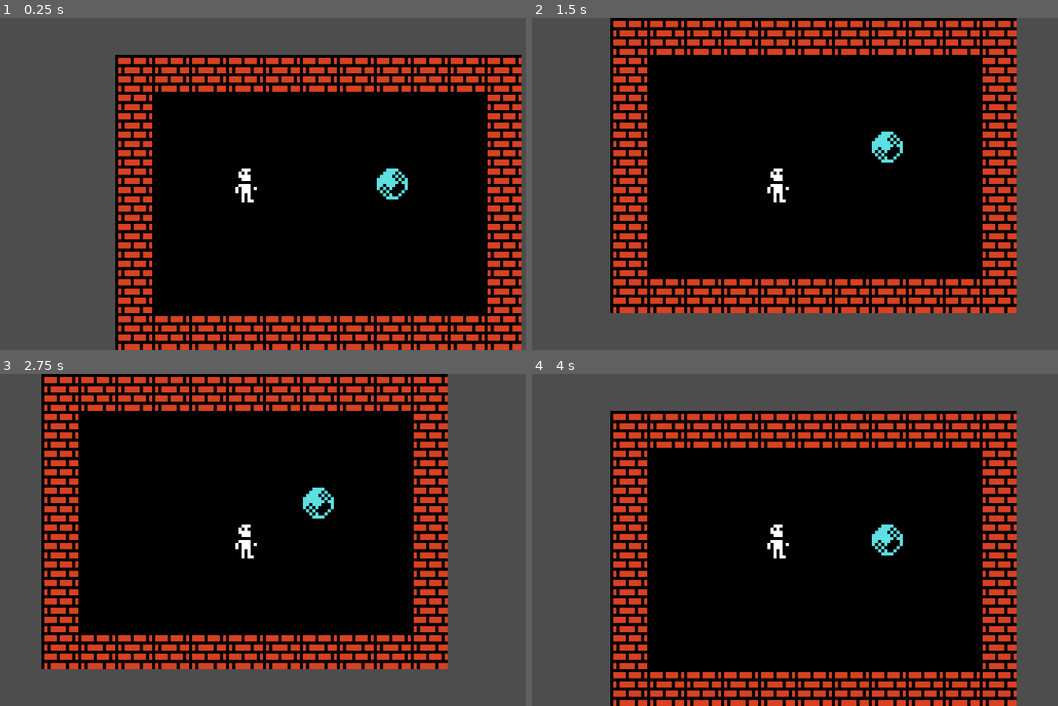
Above: before the commit, frames 1-4 (two rows, left to right).
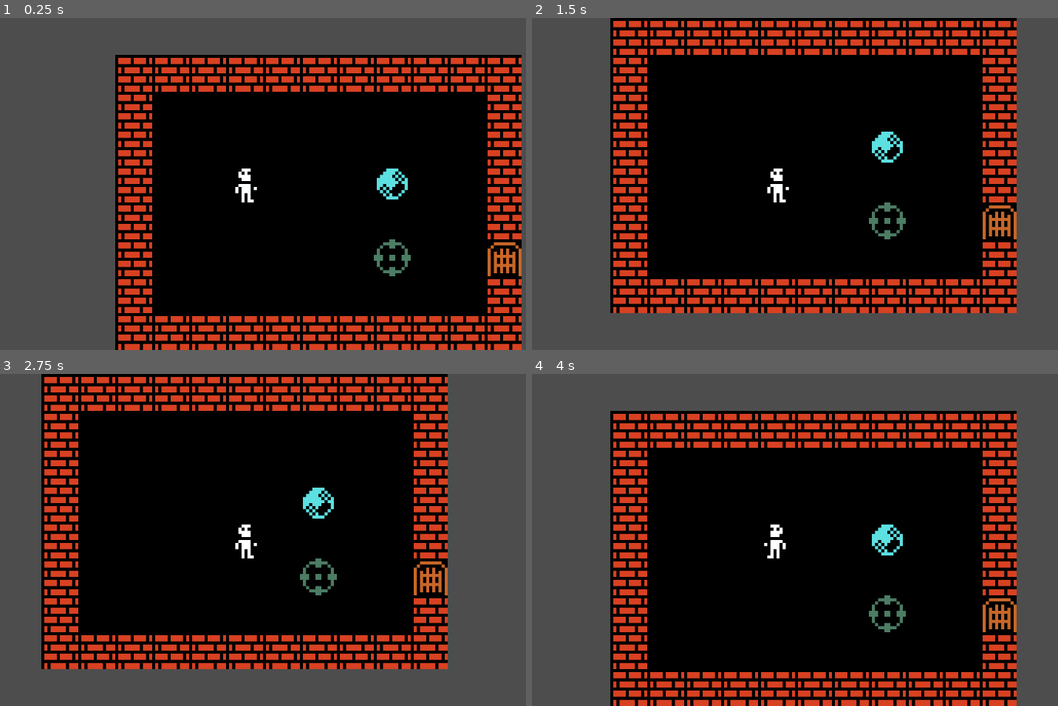
Above: after the commit, the same moments.

Repository: janhrastnik/gmtk2025
Game: Godot game, scene res://scenes/map_test.tscn
The game is run twice, just before and just after one commit, with the same random seed, the same clock (stepped at 60 frames per second) and the same inputs.
Inputs:
- Up to frame 1 (0.25 s): no input
- Up to frame 2 (1.5 s): tap Enter at 0.5 s; hold D (right) 0.53-1.28 s; tap Space at 1.25 s; hold S (down) from 1.28 s (still down)
- Up to frame 3 (2.75 s): tap Enter at 2 s; release S (down) at 2.03 s; hold D (right) from 2.03 s (still down)
- Up to frame 4 (4 s): tap Space at 2.75 s; release D (right) at 2.78 s; hold W (up) 2.78-3.53 s; tap Enter at 3.5 s; hold A (left) from 3.53 s (still down)

The runs differ from the first frame. In frame 1, 0.8% of the frame differs, in the area x 71-100%, y 66-78%; in frame 2, 0.8%; in frame 3, 0.8%; in frame 4, 1.0%, in the area x 44-93%, y 45-78%.

Commit message:
added pressure plate and gate

Diff:
--- a/project.godot
+++ b/project.godot
@@ -50,6 +50,16 @@
 , Object(InputEventKey,"resource_local_to_scene":false,"resource_name":"","device":-1,"window_id":0,"alt_pressed":false …(186 unchanged characters)…
 ]
 }
+reset={
+"deadzone": 0.2,
+"events": [Object(InputEventKey,"resource_local_to_scene":false,"resource_name":"","device":-1,"window_id":0,"alt_pressed":false,"shift_pressed":false,"ctrl_pressed":false,"meta_pressed":false,"pressed":false,"keycode":0,"physical_keycode":82,"key_label":0,"unicode":114,"location":0,"echo":false,"script":null)
+]
+}
+loop={
+"deadzone": 0.2,
+"events": [Object(InputEventKey,"resource_local_to_scene":false,"resource_name":"","device":-1,"window_id":0,"alt_pressed":false,"shift_pressed":false,"ctrl_pressed":false,"meta_pressed":false,"pressed":false,"keycode":0,"physical_keycode":76,"key_label":0,"unicode":108,"location":0,"echo":false,"script":null)
+]
+}
 
 [rendering]
 
--- a/resources/urizen_tile_set.tres
+++ b/resources/urizen_tile_set.tres
@@ -1,9 +1,16 @@
-[gd_resource type="TileSet" load_steps=3 format=3 uid="uid://cded1nikcxtrf"]
+[gd_resource type="TileSet" load_steps=5 format=3 uid="uid://cded1nikcxtrf"]
 
-[ext_resource type="Texture2D" uid="uid://5gq4krkq15gl" path="res://assets/walls_animals_objects.png" id="1_5vehd"]
+[ext_resource type="Texture2D" uid="uid://cfdgepsjcnfme" path="res://assets/tilesets/misc_objects.png" id="1_r5h3a"]
+[ext_resource type="Texture2D" uid="uid://5gq4krkq15gl" path="res://assets/tilesets/walls_animals_objects.png" id="2_k66yg"]
+
+[sub_resource type="TileSetAtlasSource" id="TileSetAtlasSource_k66yg"]
+texture = ExtResource("1_r5h3a")
+margins = Vector2i(1, 1)
+separation = Vector2i(1, 1)
+texture_region_size = Vector2i(12, 12)
 
 [sub_resource type="TileSetAtlasSource" id="TileSetAtlasSource_r5h3a"]
-texture = ExtResource("1_5vehd")
+texture = ExtResource("2_k66yg")
 margins = Vector2i(1, 1)
 separation = Vector2i(1, 1)
 texture_region_size = Vector2i(12, 12)
@@ -17,3 +24,4 @@
 custom_data_layer_0/name = "is_colliding"
 custom_data_layer_0/type = 1
 sources/1 = SubResource("TileSetAtlasSource_r5h3a")
+sources/0 = SubResource("TileSetAtlasSource_k66yg")
--- /dev/null
+++ b/scenes/interactable/pressure_plate.gd
@@ -0,0 +1,15 @@
+class_name PressurePlate
+
+extends Node2D
+
+@export var event_name = ""
+
+func _on_area_2d_area_entered(area: Area2D) -> void:
+	var parent = area.get_parent()
+	if parent is Player or parent is Rock:
+		GameData.global_events.emit(event_name)
+
+func _on_area_2d_area_exited(area: Area2D) -> void:
+	var parent = area.get_parent()
+	if parent is Player or parent is Rock:
+		GameData.global_events.emit(event_name)
--- /dev/null
+++ b/scenes/interactable/pressure_plate.tscn
@@ -0,0 +1,25 @@
+[gd_scene load_steps=4 format=3 uid="uid://cydpl45ysvfqy"]
+
+[ext_resource type="Script" uid="uid://cii3cmitub7f5" path="res://scenes/interactable/pressure_plate.gd" id="1_nhtva"]
+[ext_resource type="Texture2D" uid="uid://d15tvjlu3axh4" path="res://assets/pressure_plate.png" id="2_fdl42"]
+
+[sub_resource type="RectangleShape2D" id="RectangleShape2D_fdl42"]
+size = Vector2(10, 10)
+
+[node name="PressurePlate" type="Node2D"]
+script = ExtResource("1_nhtva")
+
+[node name="Sprite2D" type="Sprite2D" parent="."]
+texture = ExtResource("2_fdl42")
+offset = Vector2(6, 6)
+
+[node name="Area2D" type="Area2D" parent="."]
+collision_layer = 0
+collision_mask = 2
+
+[node name="CollisionShape2D" type="CollisionShape2D" parent="Area2D"]
+position = Vector2(6, 6)
+shape = SubResource("RectangleShape2D_fdl42")
+
+[connection signal="area_entered" from="Area2D" to="." method="_on_area_2d_area_entered"]
+[connection signal="area_exited" from="Area2D" to="." method="_on_area_2d_area_exited"]
--- a/scenes/interactable/rock.gd
+++ b/scenes/interactable/rock.gd
@@ -5,6 +5,8 @@
 var can_move_down = true
 var can_move_left = true
 var can_move_right = true
+
+@export var level_name: String = ""
 
 func _ready() -> void:
 	check_collisions()
--- a/scenes/interactable/rock.tscn
+++ b/scenes/interactable/rock.tscn
@@ -4,9 +4,10 @@
 [ext_resource type="Script" uid="uid://bqwk7qpatfk8" path="res://scenes/interactable/rock.gd" id="1_toq3j"]
 
 [sub_resource type="RectangleShape2D" id="RectangleShape2D_toq3j"]
-size = Vector2(12, 12)
+size = Vector2(10, 10)
 
 [node name="Rock" type="Node2D"]
+z_index = 1
 script = ExtResource("1_toq3j")
 
 [node name="Sprite2D" type="Sprite2D" parent="."]
@@ -15,6 +16,8 @@
 
 [node name="Area2D" type="Area2D" parent="."]
 position = Vector2(6, 6)
+collision_layer = 3
+collision_mask = 0
 
 [node name="CollisionShape2D" type="CollisionShape2D" parent="Area2D"]
 shape = SubResource("RectangleShape2D_toq3j")
--- a/scenes/map_test.tscn
+++ b/scenes/map_test.tscn
@@ -1,9 +1,11 @@
-[gd_scene load_steps=5 format=4 uid="uid://d4fdepgl88d81"]
+[gd_scene load_steps=7 format=4 uid="uid://d4fdepgl88d81"]
 
 [ext_resource type="Script" uid="uid://c6nfarag0xpsa" path="res://scenes/map_test.gd" id="1_o4b1t"]
 [ext_resource type="TileSet" uid="uid://cded1nikcxtrf" path="res://resources/urizen_tile_set.tres" id="1_y150f"]
 [ext_resource type="PackedScene" uid="uid://dc3m1hfr3sfhn" path="res://scenes/player.tscn" id="2_x5nem"]
 [ext_resource type="PackedScene" uid="uid://c5rrr35f37eov" path="res://scenes/interactable/rock.tscn" id="4_g3f5c"]
+[ext_resource type="PackedScene" uid="uid://8pcpw4gfbki3" path="res://scenes/unlockable/gate_one_req.tscn" id="5_3p1co"]
+[ext_resource type="PackedScene" uid="uid://cydpl45ysvfqy" path="res://scenes/interactable/pressure_plate.tscn" id="6_6nkdi"]
 
 [node name="Map Test" type="Node2D"]
 script = ExtResource("1_o4b1t")
@@ -13,7 +15,18 @@
 tile_set = ExtResource("1_y150f")
 
 [node name="Player" parent="." instance=ExtResource("2_x5nem")]
+z_index = 1
 position = Vector2(36, 36)
 
 [node name="Rock" parent="." instance=ExtResource("4_g3f5c")]
 position = Vector2(84, 36)
+level = "demo_lvl"
+
+[node name="GateOneReq" parent="." instance=ExtResource("5_3p1co")]
+position = Vector2(120, 60)
+event_name = "gate_demo"
+level = "demo_lvl"
+
+[node name="PressurePlate" parent="." instance=ExtResource("6_6nkdi")]
+position = Vector2(84, 60)
+event_name = "gate_demo"
--- a/scenes/player.gd
+++ b/scenes/player.gd
@@ -13,6 +13,7 @@
 var object_right = false
 
 @onready var object_detect_area: Area2D = $"Object Detect"
+@onready var sprite: Sprite2D = $Sprite2D
 
 func _ready() -> void:
 	check_collisions()
@@ -30,11 +31,15 @@
 		else:
 			position.y += 12
 	elif event.is_action_pressed("left") and can_move_left:
+		sprite.flip_h = true
+
 		if object_left is Rock:
 			object_left.move_rock(self)
 		else:
 			position.x -= 12
 	elif event.is_action_pressed("right") and can_move_right:
+		sprite.flip_h = false
+
 		if object_right is Rock:
 			object_right.move_rock(self)
 		else:
@@ -94,5 +99,5 @@
 		elif parent.position == position - Vector2(12.0, 0):
 			object_left = parent
 		elif parent.position == position + Vector2(12.0, 0):
-			print("object on the right")
+			#print("object on the right")
 			object_right = parent
--- a/scenes/player.tscn
+++ b/scenes/player.tscn
@@ -1,10 +1,13 @@
-[gd_scene load_steps=4 format=3 uid="uid://dc3m1hfr3sfhn"]
+[gd_scene load_steps=5 format=3 uid="uid://dc3m1hfr3sfhn"]
 
 [ext_resource type="Texture2D" uid="uid://05hmaqgswvvc" path="res://assets/characters/player.png" id="1_3vyb7"]
 [ext_resource type="Script" uid="uid://r7tpb3svxai8" path="res://scenes/player.gd" id="1_g2els"]
 
 [sub_resource type="RectangleShape2D" id="RectangleShape2D_g2els"]
-size = Vector2(30, 30)
+size = Vector2(34, 34)
+
+[sub_resource type="RectangleShape2D" id="RectangleShape2D_qhqgy"]
+size = Vector2(10, 10)
 
 [node name="Player" type="Node2D"]
 script = ExtResource("1_g2els")
@@ -22,3 +25,11 @@
 
 [node name="CollisionShape2D" type="CollisionShape2D" parent="Object Detect"]
 shape = SubResource("RectangleShape2D_g2els")
+
+[node name="Object Interact" type="Area2D" parent="."]
+collision_layer = 2
+collision_mask = 0
+
+[node name="CollisionShape2D" type="CollisionShape2D" parent="Object Interact"]
+position = Vector2(6, 6)
+shape = SubResource("RectangleShape2D_qhqgy")
--- a/scenes/singleton/game_data.gd
+++ b/scenes/singleton/game_data.gd
@@ -1,3 +1,7 @@
 extends Node
 
 var world_tilemap: TileMapLayer = null
+
+signal global_events(event_name: String)
+signal reset_events(level_name: String)
+signal loop_events
--- /dev/null
+++ b/scenes/unlockable/gate_one_req.gd
@@ -0,0 +1,35 @@
+class_name GateOneReq
+extends Node2D
+
+@export var event_name: String = ""
+@export var level_name: String = ""
+
+var is_closed = true
+
+@onready var sprite: AnimatedSprite2D = $AnimatedSprite2D
+
+func _ready() -> void:
+	GameData.global_events.connect(gate_check)
+	# calling toggle_gate leads to a race condition with world_tilemap not being set
+	# toggle_gate()
+
+func gate_check(received_event_name: String):
+	if event_name == received_event_name:
+		is_closed = not is_closed
+
+		if is_closed:
+			sprite.animation = "closed"
+		else:
+			sprite.animation = "open"
+
+		toggle_gate()
+
+func toggle_gate():
+	var gate_coords = Vector2i(floor(position.x/12), floor(position.y/12))
+
+	if is_closed:
+		# set the cell in the background to a wall
+		GameData.world_tilemap.set_cell(gate_coords, 1, Vector2i(0, 3), 0)
+	else:
+		# set the cell in the background to an empty one
+		GameData.world_tilemap.set_cell(gate_coords, -1, Vector2i(-1, -1), -1)
--- /dev/null
+++ b/scenes/unlockable/gate_one_req.tscn
@@ -0,0 +1,33 @@
+[gd_scene load_steps=5 format=3 uid="uid://8pcpw4gfbki3"]
+
+[ext_resource type="Script" uid="uid://kipnvvbxajlm" path="res://scenes/unlockable/gate_one_req.gd" id="1_c2eym"]
+[ext_resource type="Texture2D" uid="uid://d1vq3wfvcjits" path="res://assets/gate_closed.png" id="1_kqjeg"]
+[ext_resource type="Texture2D" uid="uid://c7v3rxv06s2ys" path="res://assets/gate_open.png" id="3_fvxpb"]
+
+[sub_resource type="SpriteFrames" id="SpriteFrames_tgfob"]
+animations = [{
+"frames": [{
+"duration": 1.0,
+"texture": ExtResource("1_kqjeg")
+}],
+"loop": true,
+"name": &"closed",
+"speed": 5.0
+}, {
+"frames": [{
+"duration": 1.0,
+"texture": ExtResource("3_fvxpb")
+}],
+"loop": true,
+"name": &"open",
+"speed": 5.0
+}]
+
+[node name="GateOneReq" type="Node2D"]
+script = ExtResource("1_c2eym")
+
+[node name="AnimatedSprite2D" type="AnimatedSprite2D" parent="."]
+sprite_frames = SubResource("SpriteFrames_tgfob")
+animation = &"closed"
+autoplay = "closed"
+offset = Vector2(6, 6)
Binary file added: assets/gate_closed.png
Not shown, added: assets/gate_closed.png.import
Binary file added: assets/gate_open.png
Not shown, changed: assets/gate_open.png.import
Binary file added: assets/pressure_plate.png
Not shown, changed: assets/pressure_plate.png.import
Renamed: assets/misc_objects.png -> assets/tilesets/misc_objects.png
Not shown, changed: assets/tilesets/misc_objects.png.import
Renamed: assets/roads.png -> assets/tilesets/roads.png
Not shown, changed: assets/tilesets/roads.png.import
Renamed: assets/scifi.png -> assets/tilesets/scifi.png
Not shown, added: assets/tilesets/scifi.png.import
(and 4 more such lines)
